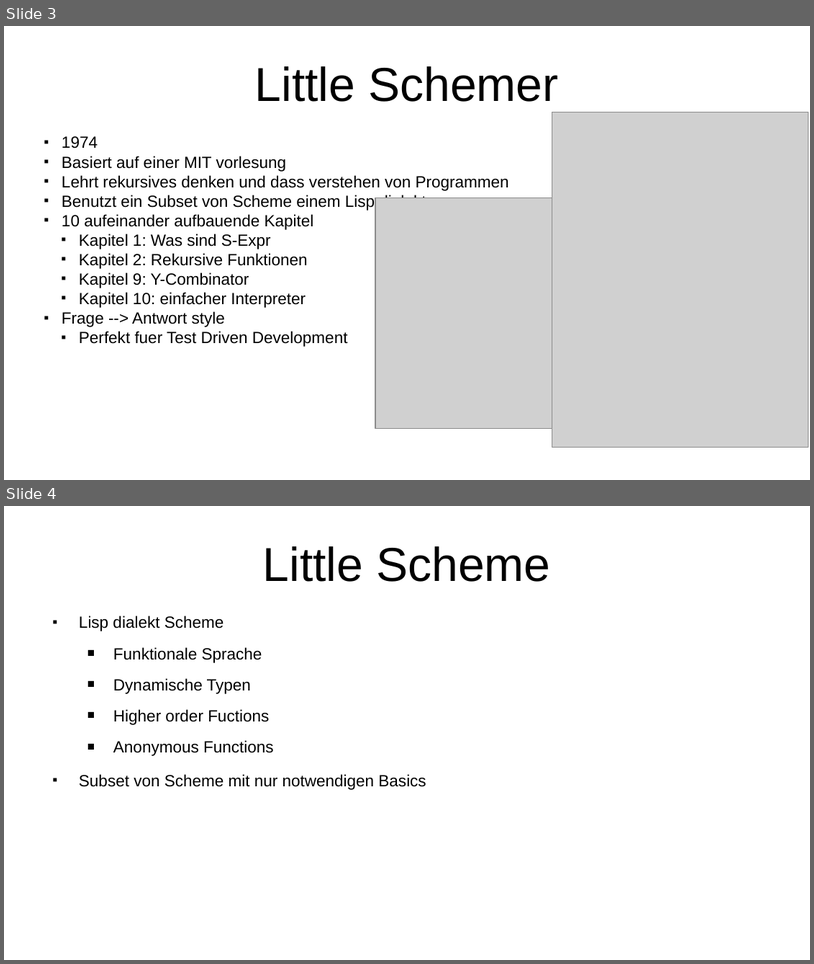
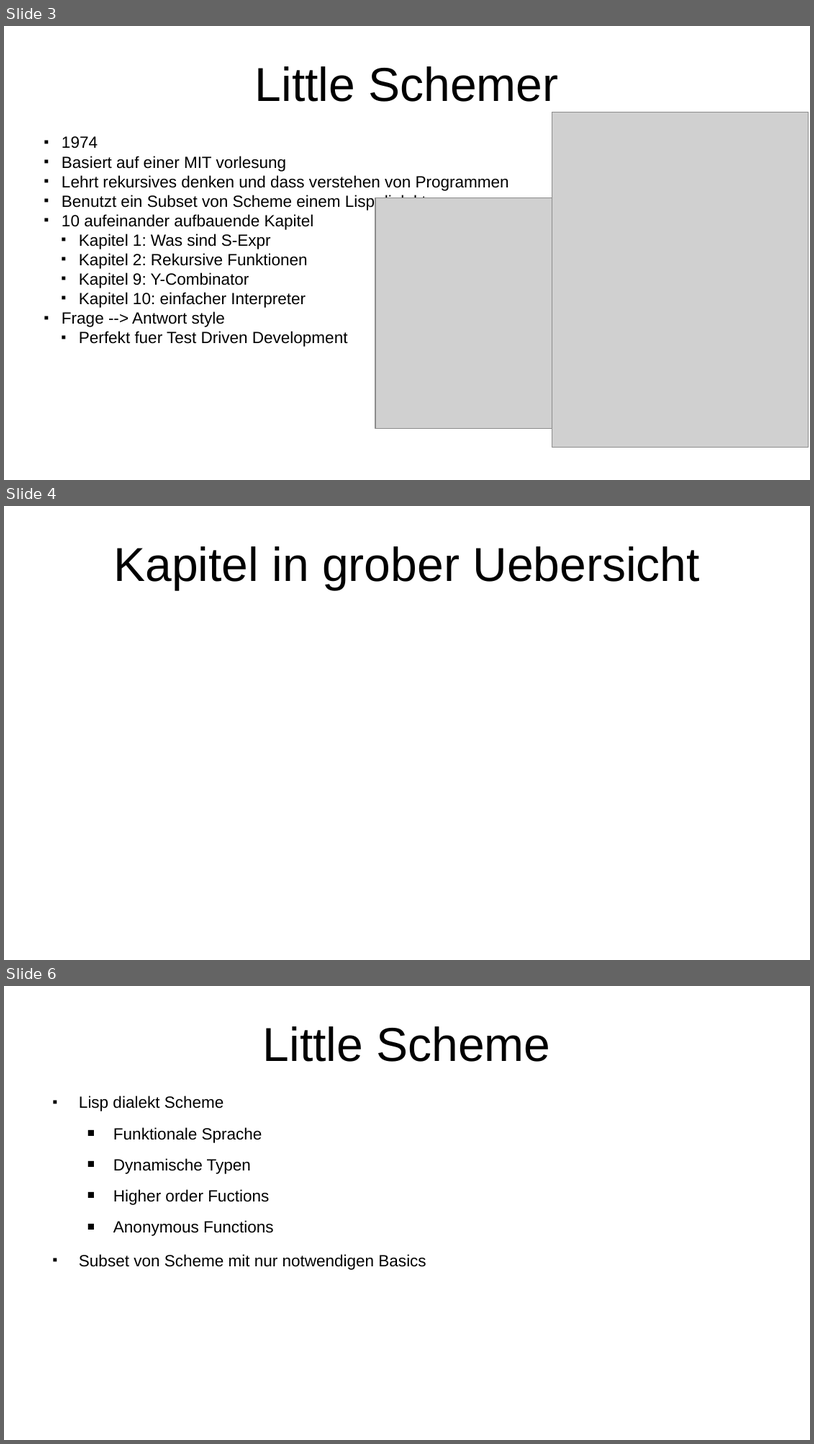
Before and after one commit to Iquiji/little-schemer-talk, a slide deck: Talk Engineering Day 2-6-2022.odp. Shown one above the other, each under a label of ours: slides 3 and 4 before the commit, slides 3, 4 and 6 after it; the slides between them are not shown. The pictures are 814x964 and 814x1444 pixels, drawn with LibreOffice and Linux fonts; fonts in the diff are those of the drawing; grey boxes stand for pictures. Boxes give left, top, right and bottom in pixels: in the first picture for what was removed or moved away, otherwise in the second. Text is boxed around its words. In the diff, an @@ line names an element or a change of style, - is before the commit and + after.

```diff
--- a/Talk Engineering Day 2-6-2022.odp
+++ b/Talk Engineering Day 2-6-2022.odp
@@ slide 4 added at [4, 506, 810, 960], background #FFFFFF @@
@@ title added at [114, 546, 700, 590], 46.8 pt, text #000000 @@
+Kapitel in grober Uebersicht
@@ what was slide 4 is now slide 6 @@
```
Also in this commit, not shown: 2 slides changed, 3 other slides added.
